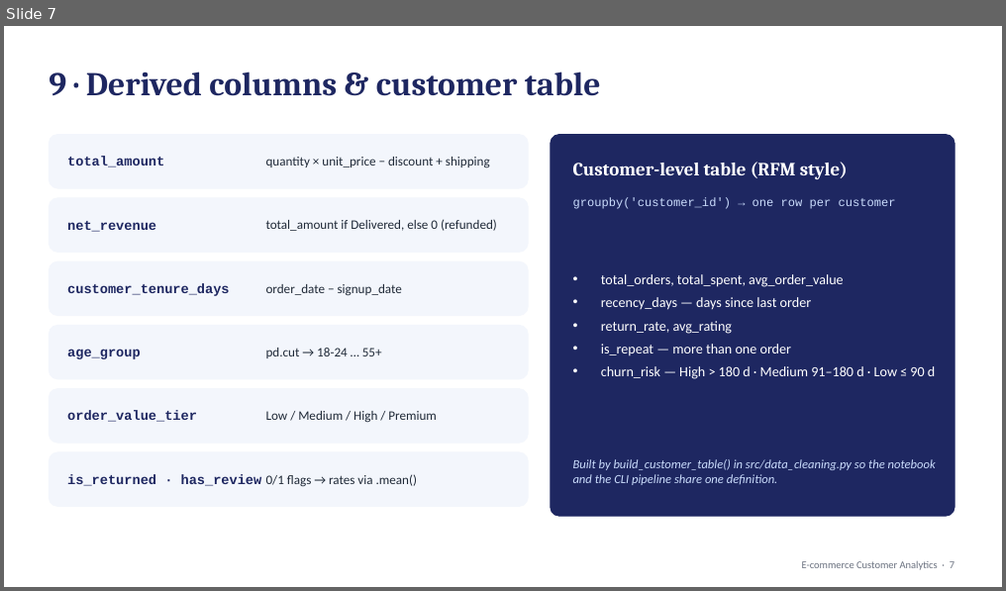
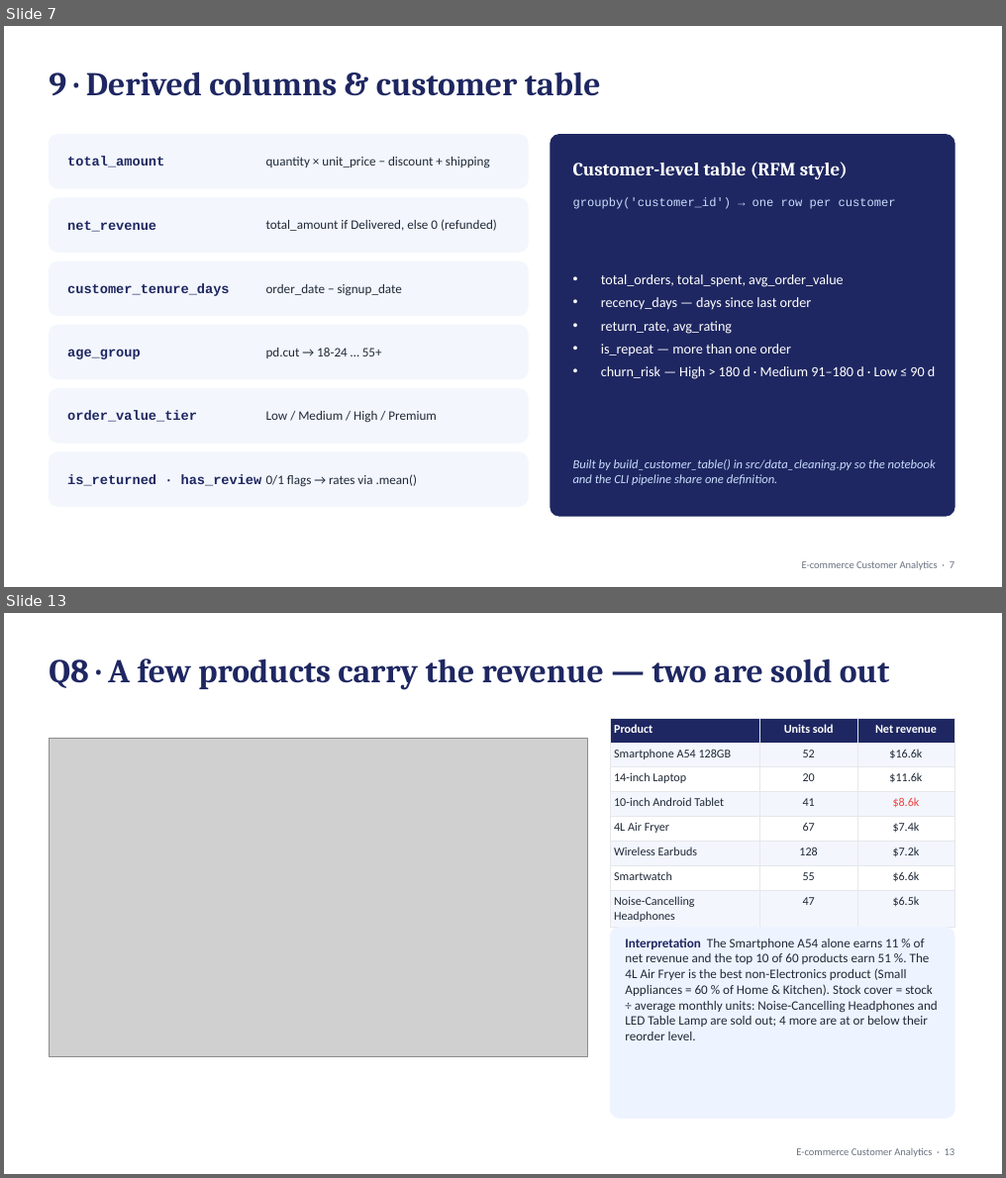
Before and after one commit to hinrithisak-eng/ecommerce-customer-analytics, a slide deck: docs/presentation.pptx. Shown one above the other, each under a label of ours: slide 7 before the commit, slides 7 and 13 after it; the slides between them are not shown. The pictures are 1006x591 and 1006x1178 pixels, drawn with LibreOffice and Linux fonts; fonts in the diff are those of the drawing; grey boxes stand for pictures. Boxes give left, top, right and bottom in pixels: in the first picture for what was removed or moved away, otherwise in the second. Text is boxed around its words. In the diff, an @@ line names an element or a change of style, - is before the commit and + after.

```diff
--- a/docs/presentation.pptx
+++ b/docs/presentation.pptx
@@ slide 13 added at bbox=[4, 613, 1002, 1174], background #FFFFFF @@
@@ text added at bbox=[49, 659, 890, 690], 32 pt, text #1E2761, bold @@
+Q8 · A few products carry the revenue — two are sold out
@@ table added at bbox=[611, 718, 954, 926], 8 rows, 3 columns @@
+Product | Units sold | Net revenue
+Smartphone A54 128GB | 52 | $16.6k
+14-inch Laptop | 20 | $11.6k
+10-inch Android Tablet | 41 | $8.6k
+4L Air Fryer | 67 | $7.4k
+Wireless Earbuds | 128 | $7.2k
+Smartwatch | 55 | $6.6k
+Noise-Cancelling Headphones | 47 | $6.5k
@@ picture added at bbox=[49, 739, 588, 1058] @@
@@ rounded rectangle added at bbox=[611, 928, 954, 1118], fill #EEF4FF, outline #EEF4FF 1 pt @@
@@ text added at bbox=[625, 939, 938, 1041], 12.5 pt, text #1F2937 @@
+Interpretation The Smartphone A54 alone earns 11 % of net revenue and the top 10 of 60 products earn 51 %. The 4L Air Fryer is the best non-Electronics product (Small Appliances = 60 % of Home & Kitchen). Stock cover = stock ÷ average monthly units: Noise-Cancelling Headphones and LED Table Lamp are sold out; 4 more are at or below their reorder level.
@@ text added at bbox=[796, 1149, 955, 1157], 10 pt, text #6B7280 @@
+E-commerce Customer Analytics · 13
```
Also in this commit, not shown: 15 slides changed, 38 other files.
